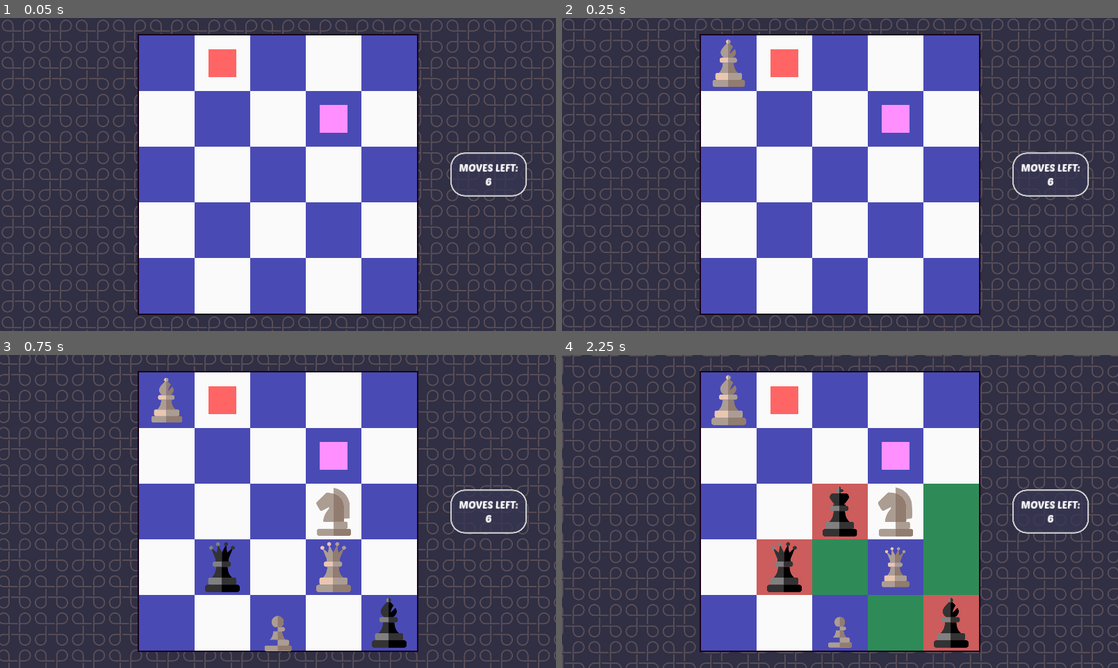
Above: before the commit, frames 1-4 (two rows, left to right).
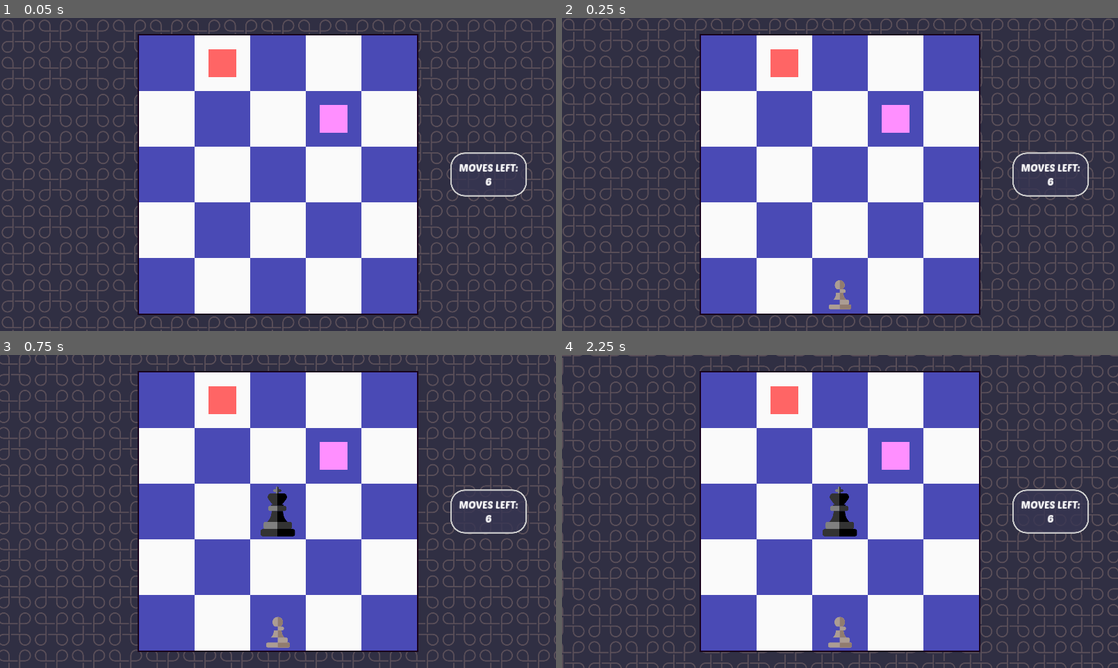
Above: after the commit, the same moments.

Repository: valentin-volatile/TchezLaik
Game: Godot game, scene res://scenes/levels/Level.tscn
The game is run twice, just before and just after one commit, with the same random seed, the same clock (stepped at 60 frames per second) and the same inputs.
Inputs (mouse positions are in pixels of both pictures, inside the frame that each line leads up to):
- Up to frame 1 (0.05 s): no input
- Up to frame 2 (0.25 s): no input
- Up to frame 3 (0.75 s): move the mouse to (166, 398) at 0.52 s; click (166, 398) at 0.6 s
- Up to frame 4 (2.25 s): move the mouse to (951, 624) at 1.27 s; right-click (951, 624) at 1.35 s; click (951, 624) at 1.42 s; move the mouse to (895, 567) at 2.02 s; click (895, 567) at 2.1 s

Frame 1 is identical in both runs. In frame 2, 0.6% of the frame differs, in the area x 27-52%, y 6-94%; in frame 3, 3.4%; in frame 4, 13%, in the area x 26-75%, y 6-95%.

Commit message:
Modified the king so it cannot put itself in check

Diff:
--- a/scenes/levels/Level.tscn
+++ b/scenes/levels/Level.tscn
@@ -1,13 +1,10 @@
-[gd_scene load_steps=15 format=3 uid="uid://dcmlyraojet72"]
+[gd_scene load_steps=12 format=3 uid="uid://dcmlyraojet72"]
 
 [ext_resource type="Script" path="res://scripts/level.gd" id="1_tlmcr"]
 [ext_resource type="PackedScene" uid="uid://c12seqnnqdu42" path="res://scenes/LevelUI.tscn" id="2_k3err"]
 [ext_resource type="PackedScene" uid="uid://bpfmlr10l4a3c" path="res://scenes/Background.tscn" id="3_pfp64"]
 [ext_resource type="Script" path="res://scripts/grid.gd" id="4_3ung6"]
 [ext_resource type="PackedScene" uid="uid://cxmu2x8p5w5id" path="res://scenes/tiles/Tile.tscn" id="5_t62qt"]
-[ext_resource type="PackedScene" uid="uid://c88wnc31apelb" path="res://scenes/pieces/PieceBishop.tscn" id="7_ix200"]
-[ext_resource type="PackedScene" uid="uid://c2xm1y3ds60w8" path="res://scenes/pieces/PieceQueen.tscn" id="7_rg5y7"]
-[ext_resource type="PackedScene" uid="uid://dr3rlsnqlic7k" path="res://scenes/pieces/PieceKnight.tscn" id="9_5fjl7"]
 [ext_resource type="Texture2D" uid="uid://7sip6ic0w6og" path="res://sprites/tiles/tile_basic.png" id="9_6fnj5"]
 [ext_resource type="Script" path="res://scripts/camera.gd" id="10_db16e"]
 [ext_resource type="PackedScene" uid="uid://bxtscrtbaiqta" path="res://scenes/pieces/PieceKing.tscn" id="10_x5kou"]
@@ -37,23 +34,6 @@
 [node name="Pieces" type="Node2D" parent="Grid"]
 z_index = 10
 
-[node name="PieceBishop" parent="Grid/Pieces" instance=ExtResource("7_ix200")]
-colour = "white"
-
-[node name="PieceBishop2" parent="Grid/Pieces" instance=ExtResource("7_ix200")]
-position = Vector2(1024, 1024)
-
-[node name="PieceQueen" parent="Grid/Pieces" instance=ExtResource("7_rg5y7")]
-position = Vector2(768, 768)
-colour = "white"
-
-[node name="PieceQueen2" parent="Grid/Pieces" instance=ExtResource("7_rg5y7")]
-position = Vector2(256, 768)
-
-[node name="PieceKnight" parent="Grid/Pieces" instance=ExtResource("9_5fjl7")]
-position = Vector2(768, 512)
-colour = "white"
-
 [node name="PiecePawn" parent="Grid/Pieces" instance=ExtResource("10_xho0i")]
 position = Vector2(512, 1024)
 colour = "white"
--- a/scripts/global.gd
+++ b/scripts/global.gd
@@ -40,10 +40,23 @@
 	grid_columns = 0
 	grid_node = null
 
+
 func get_pieces(colour: String = "") -> Array:
 	if colour:
 		return pieces.filter(func(piece): return piece.colour == colour)
 	return pieces
+
+
+func get_attacked_pos(colour: String) -> Array:
+	var pieces = get_pieces()
+	var attacked_pos = []
+
+	for piece in pieces:
+		if piece.colour == colour: continue
+
+		attacked_pos += piece.checked_tiles
+
+	return attacked_pos
 
 
 func is_in_grid(pos: Vector2i) -> bool:
--- a/scripts/pieces/piece_class.gd
+++ b/scripts/pieces/piece_class.gd
@@ -28,6 +28,8 @@
 var eat_directions := []
 var move_tiles := []
 var capture_tiles := []
+#empty tiles this unit is putting in check (necessary for the ufo and king)
+var checked_tiles := []
 var selectable := false
 var is_selected := false
 var alive := true
@@ -194,6 +196,7 @@
 	# gets called by grid (as the global vars are set in it), so
 	# they don't have a value until the grid executes it's ready function
 	capture_tiles = []
+	checked_tiles = []
 
 	var eat_amount = (eat_reach+1) if eat_reach else max(Global.grid_columns, Global.grid_rows)
 
@@ -206,7 +209,9 @@
 
 			var piece = Global.get_piece_at_pos(new_pos)
 
-			if not piece: continue
+			if not piece:
+				checked_tiles.append(new_pos)
+				continue
 
 			if piece.colour == colour: break
 
--- a/scripts/pieces/piece_king.gd
+++ b/scripts/pieces/piece_king.gd
@@ -9,3 +9,17 @@
 	eat_directions = [Vector2(Global.TILE_SIZE, 0), Vector2(-Global.TILE_SIZE, 0), Vector2(0, Global.TILE_SIZE),
 					Vector2(0, -Global.TILE_SIZE), Vector2(Global.TILE_SIZE, Global.TILE_SIZE), Vector2(-Global.TILE_SIZE, -Global.TILE_SIZE),
 					Vector2(-Global.TILE_SIZE, Global.TILE_SIZE), Vector2(Global.TILE_SIZE, -Global.TILE_SIZE)]
+
+
+func _update_valid_moves() -> void:
+	move_tiles = []
+	var attacked_tiles = Global.get_attacked_pos(colour)
+	print(attacked_tiles)
+	for dir in move_directions:
+		var new_pos = position + dir
+
+		if not(is_valid_move(new_pos)):
+			continue
+
+		if not (new_pos in attacked_tiles):
+			move_tiles.append(new_pos)
